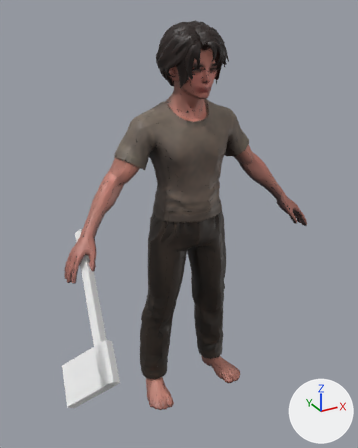
The Blender file Extras/ThorvayneHero_source.blend, before and after one commit.
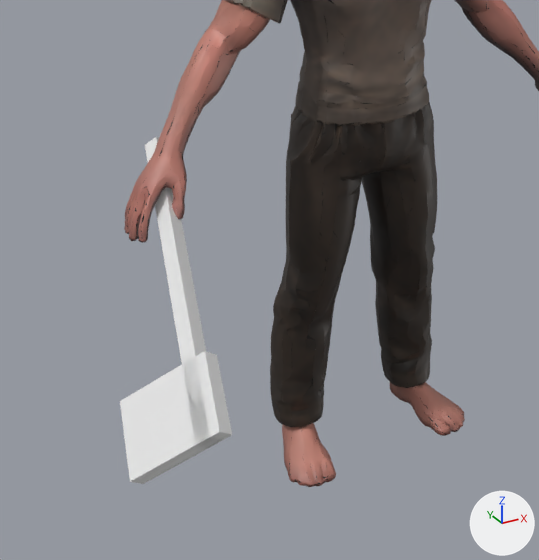
Each version is shown whole from a camera (50 mm lens) standing at (-1.082, -1.87, 1.868) and looking at (-0.13, -0.137, 1.002), then close up on the part from 0% to 78% of the width and 35% to 100% of the height. Arrows for +X, +Y and +Z are at lower right; the lights stay in place. The last two pictures show the newer version.

Names of what the first close-up shows: 'Axe', 'HeroMesh'.
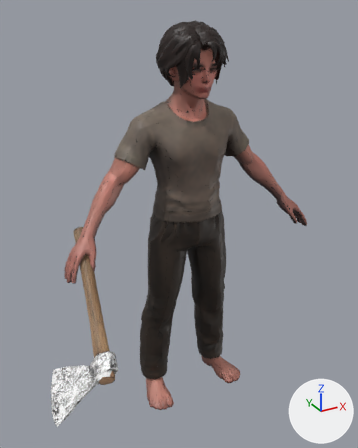
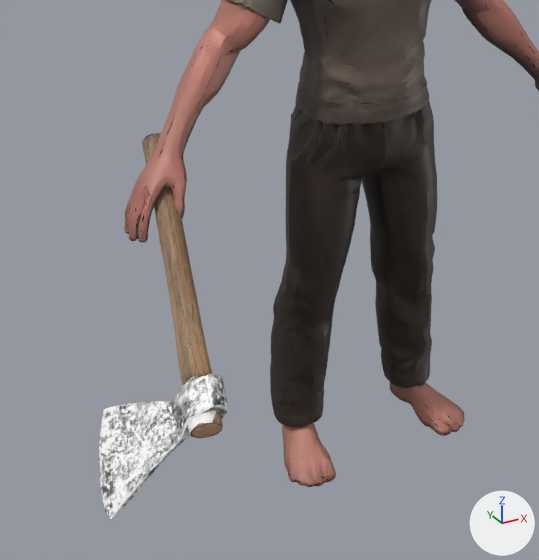
Commit message: Use Hawnji's axe model in the hero's hand

Where the change shows, as pixel boxes (x1, y1, x2, y2) in the close-ups (539 x 560 px):
'Axe', surface changed, reshaped (17% wider, 11% taller): before (120, 137, 232, 484); after (98, 133, 229, 520)

Diff of the bpy script that builds the scene:
```diff
--- a/Extras/ThorvayneHero_source.blend.py
+++ b/Extras/ThorvayneHero_source.blend.py
@@ img_thorvayneaxe_metal @@
+img_thorvayneaxe_metal = load_image('ThorvayneAxe_Metal', '../Assets/Thorvayne/Characters/ThorvayneAxe_Metal.png', 1024, 1024, 'sRGB')
@@ img_thorvayneaxe_albedo @@
+img_thorvayneaxe_albedo = load_image('ThorvayneAxe_Albedo', '../Assets/Thorvayne/Characters/ThorvayneAxe_Albedo.png', 1024, 1024, 'sRGB')
@@ mat_axewood @@
 mat_axewood = principled_material('AxeWood')
-mat_axewood.base_color = (0.8, 0.8, 0.8)  # white #e7e7e7
+mat_axewood.texture = img_thorvayneaxe_albedo
@@ mat_axemetal @@
 mat_axemetal = principled_material('AxeMetal')
-mat_axemetal.base_color = (0.8, 0.8, 0.8)  # white #e7e7e7
+mat_axemetal.texture = img_thorvayneaxe_metal
@@ me_axe @@
 # used by ob_axe; location = (-0.536, -0.057, 0.917); rotation_euler = (-2.496, 0.719, 0.25), in degrees (-143, 41, 14)
-me_axe.from_pydata(...)  # 16 vertices, 12 faces; spans x -0.018..0.018, y -0.12..0.58, z -0.04..0.18
+me_axe.from_pydata(...)  # 1498 vertices, 2999 faces; spans x -0.037..0.036, y -0.13..0.62, z -0.049..0.271
+# me_axe part 1: 16 vertices removed from x -0.018..0.018, y -0.12..0.58, z -0.04..0.18; 1498 vertices added at x -0.037..0.036, y -0.13..0.62, z -0.049..0.271
 me_axe.materials.append(mat_axewood)
```
